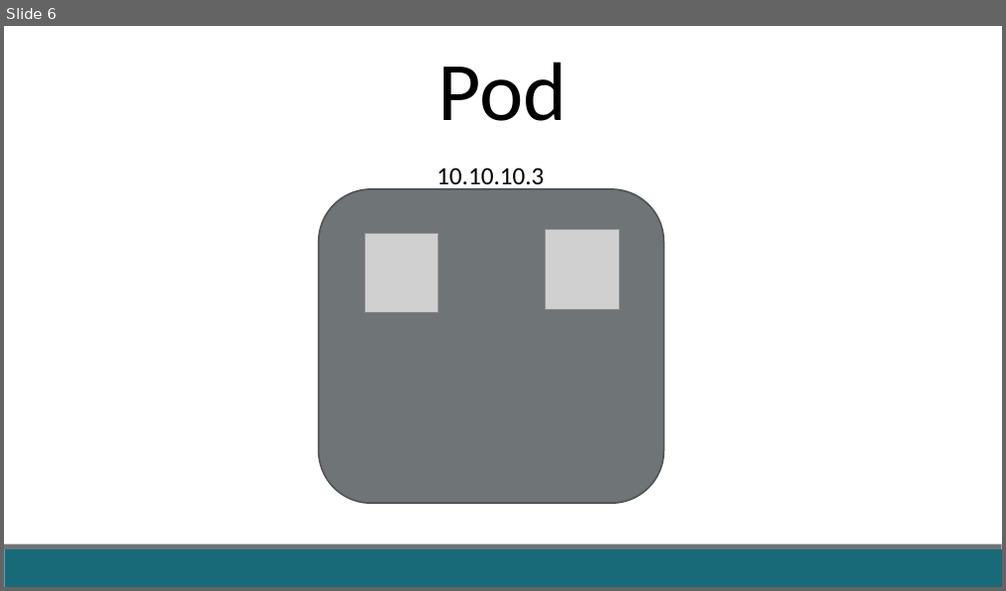
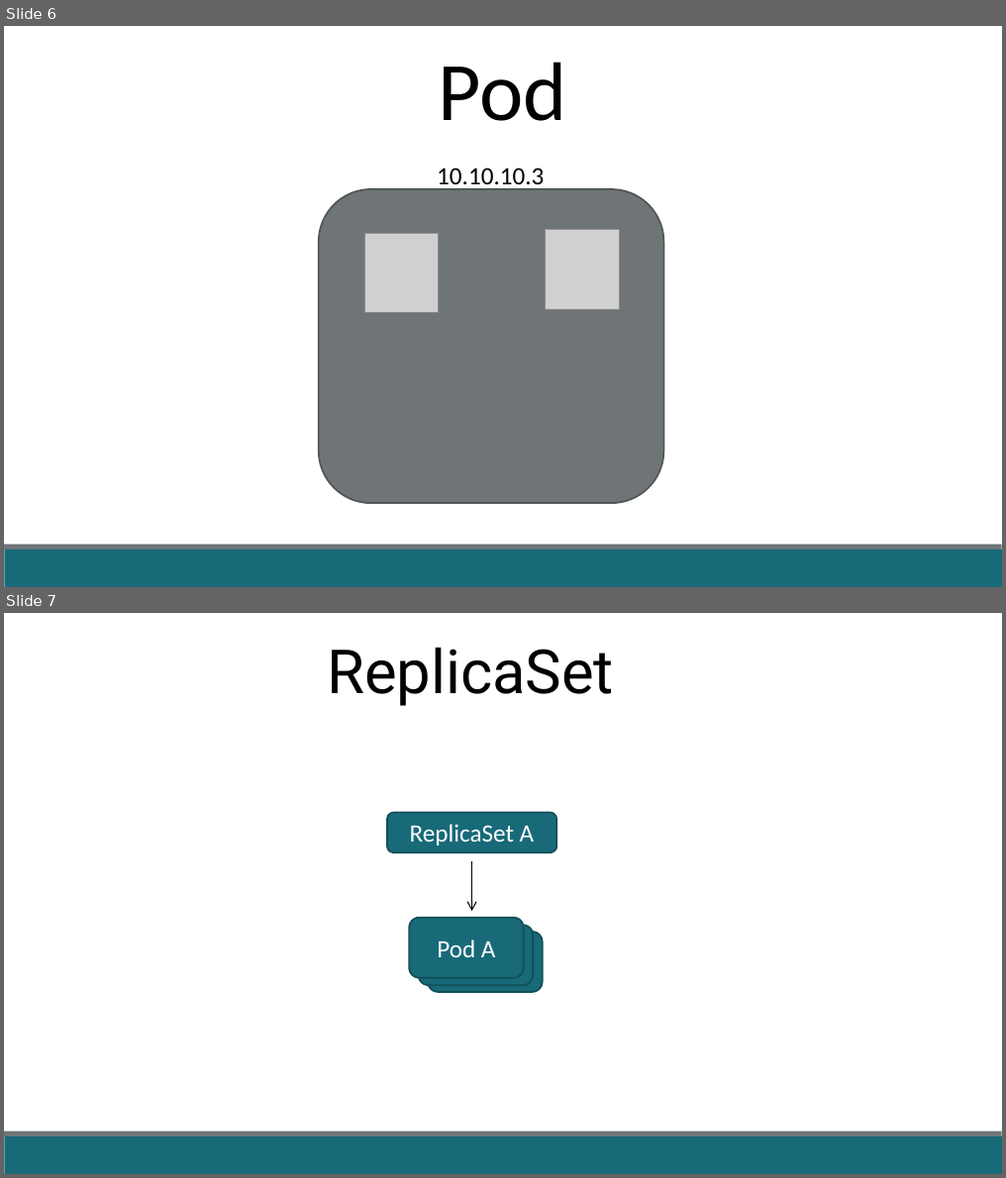
Before and after one commit to fabricioveronez/ApresentacaoAnatomiaDeployK8S, a slide deck: docs/AnatomiaDeployK8S.pptx. Shown one above the other, each under a label of ours: slide 6 before the commit, slides 6 and 7 after it. The pictures are 1006x591 and 1006x1178 pixels, drawn with LibreOffice and Linux fonts; fonts in the diff are those of the drawing; grey boxes stand for pictures. Boxes give left, top, right and bottom in pixels: in the first picture for what was removed or moved away, otherwise in the second. Text is boxed around its words. In the diff, an @@ line names an element or a change of style, - is before the commit and + after.

```diff
--- a/docs/AnatomiaDeployK8S.pptx
+++ b/docs/AnatomiaDeployK8S.pptx
@@ slide 7 added at box(4, 613, 1002, 1174), background #FFFFFF; not listed: 2 template elements that a slide beside it also shows @@
@@ text added at box(327, 647, 614, 706), 44 pt, text #000000 @@
+ReplicaSet
@@ rounded rectangle added at box(387, 813, 556, 853), fill #186A78, outline #124E59 1.25 pt, 18 pt, text #FFFFFF @@
+ReplicaSet A
@@ arrow added from (472, 862) to (472, 911), #000000 0.75 pt @@
@@ rounded rectangle added at box(409, 917, 524, 977), fill #186A78, outline #124E59 1.25 pt, 18 pt, text #FFFFFF @@
+Pod A
@@ rounded rectangle added at box(418, 926, 533, 985), fill #186A78, outline #124E59 1.25 pt, 18 pt, text #FFFFFF @@
+Pod A
@@ rounded rectangle added at box(428, 932, 543, 991), fill #186A78, outline #124E59 1.25 pt, 18 pt, text #FFFFFF @@
+Pod A
```
Also in this commit, not shown: 2 slides changed, 6 slides removed.
